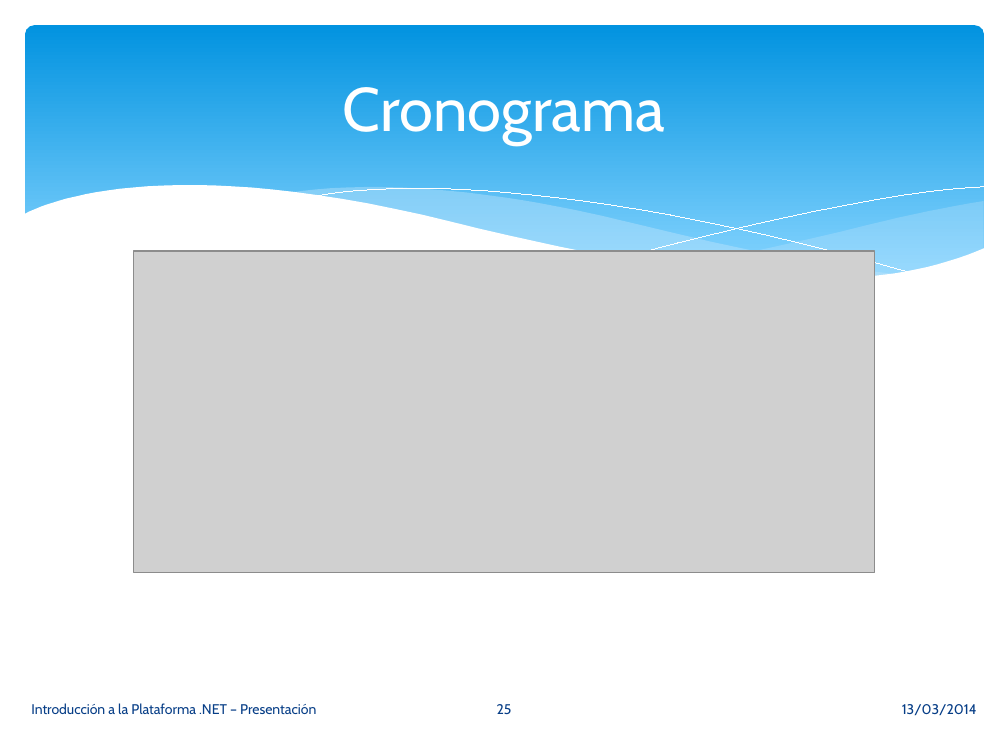
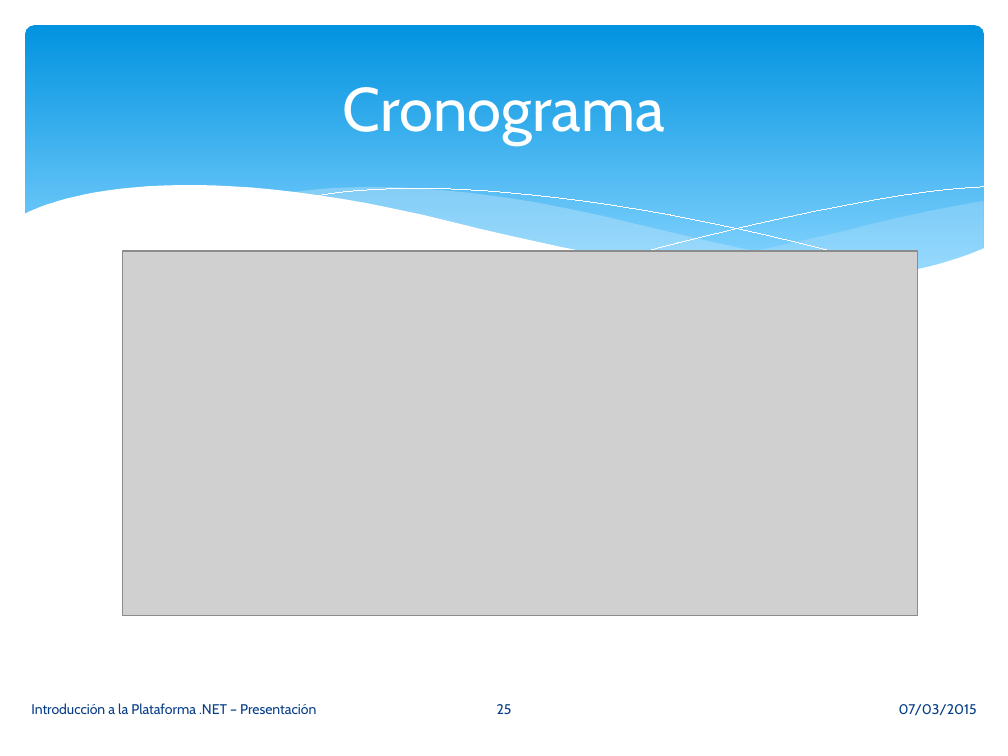
Before and after one commit to vvalotto/UADER-La-Plataforma-de-Desarrollo-.NET, a slide deck: slide 25 of Presentaciones/00. Presentacion - Introduccion a la Plataforma .NET.pptx. Drawn at 1008x756 pixels with LibreOffice and Linux fonts; fonts in the diff are those of the drawing; grey boxes stand for pictures. Boxes give left, top, right and bottom in pixels: in the first picture for what was removed or moved away, otherwise in the second. Text is boxed around its words. In the diff, an @@ line names an element or a change of style, - is before the commit and + after.

```diff
--- a/Presentaciones/00. Presentacion - Introduccion a la Plataforma .NET.pptx
+++ b/Presentaciones/00. Presentacion - Introduccion a la Plataforma .NET.pptx
@@ picture: place and size @@
-picture at (134, 251, 874, 573)
+picture at (123, 251, 917, 615)
@@ text at (899, 704, 977, 716): text changed @@
-13/03/2014
+07/03/2015
```
Also in this commit, not shown: 26 other slides changed, 11 other files.
